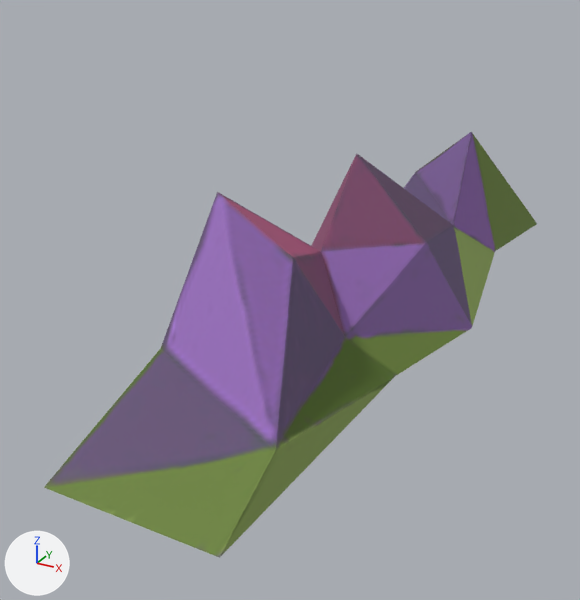
The FBX model Assets/Hamster/RawAssets/wall_straight_deco.fbx: old version first, new version second.
Both versions are drawn from a 50 mm lens placed at (0.0142, -0.0357, 0.0368), pointed at (-0.003, -0.0044, 0.0212). The lights are fixed; the arrows at lower left show +X, +Y and +Z. Where no turn or scale is listed for an object, it has been applied to the vertices.

The first picture shows 'wall_straight_deco'.
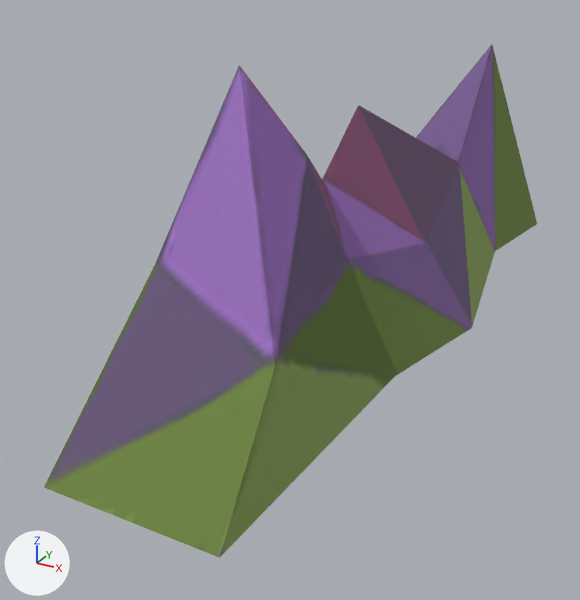
Edits to the scene script, one JSON object a line:
```json
{"block": "me_mesh", "where": "me_mesh.from_pydata(...)  # 23 vertices, 33 faces; spans x -0.005..0.005, y -0.02..0.02, z 0.02..0.0284"}
{"block": "me_mesh", "where": "# used by ob_wall_straight_deco; location = (0.0, 0.0, 0.0)"}
{"block": "me_mesh", "change": "me_mesh part 1"}
{"op": "set", "path": "me_mesh.vertices[2].co", "old": "(-0.0024, -0.0112, 0.0284)", "new": "(-0.0013, -0.0112, 0.0331)", "note": "pixel (217, 191) -> pixel (239, 64)"}
{"op": "set", "path": "me_mesh.vertices[3].co", "old": "(0.0009, -0.0112, 0.0263)", "new": "(0.0009, -0.0102, 0.0299)", "note": "pixel (292, 257) -> pixel (306, 154)"}
{"op": "set", "path": "me_mesh.vertices[4].co", "old": "(-0.0024, 0.0104, 0.0242)", "new": "(-0.0024, 0.0089, 0.0261)", "note": "pixel (415, 171) -> not seen"}
{"op": "set", "path": "me_mesh.vertices[5].co", "old": "(0.0009, 0.0104, 0.027)", "new": "(0.0009, 0.013, 0.0316)", "note": "pixel (471, 131) -> pixel (492, 43)"}
{"op": "set", "path": "me_mesh.vertices[9].co", "old": "(-0.0011, -0.0015, 0.028)", "new": "(-0.0011, -0.0015, 0.0302)", "note": "pixel (356, 153) -> pixel (358, 104)"}
{"op": "set", "path": "me_mesh.vertices[12].co", "old": "(0.0017, 0.0057, 0.0228)", "new": "(0.0017, 0.0057, 0.0263)", "note": "pixel (452, 224) -> pixel (458, 161)"}
{"op": "set", "path": "me_mesh.vertices[13].co", "old": "(-0.001, -0.0052, 0.0243)", "new": "(-0.001, -0.0052, 0.0276)", "note": "pixel (320, 251) -> pixel (322, 179)"}
{"op": "set", "path": "me_mesh.vertices[14].co", "old": "(0.0016, -0.008, 0.0218)", "new": "(0.0016, -0.008, 0.0253)", "note": "pixel (344, 336) -> pixel (347, 260)"}
{"op": "set", "path": "me_mesh.vertices[16].co", "old": "(0.0029, -0.0162, 0.0215)", "new": "(0.0029, -0.0162, 0.0247)", "note": "pixel (275, 450) -> pixel (274, 366)"}
{"op": "set", "path": "me_mesh.vertices[22].co", "old": "(-0.0031, -0.0144, 0.023)", "new": "(-0.0031, -0.0144, 0.0264)", "note": "pixel (160, 348) -> pixel (154, 265)"}
```

What differs and where, as boxes [x1, y1, x2, y2] in the pictures (580 x 600 px):
```json
{"object": "wall_straight_deco", "change": "reshaped", "before": [44, 132, 537, 558], "after": [44, 45, 537, 558], "on screen": "20% taller"}
```
